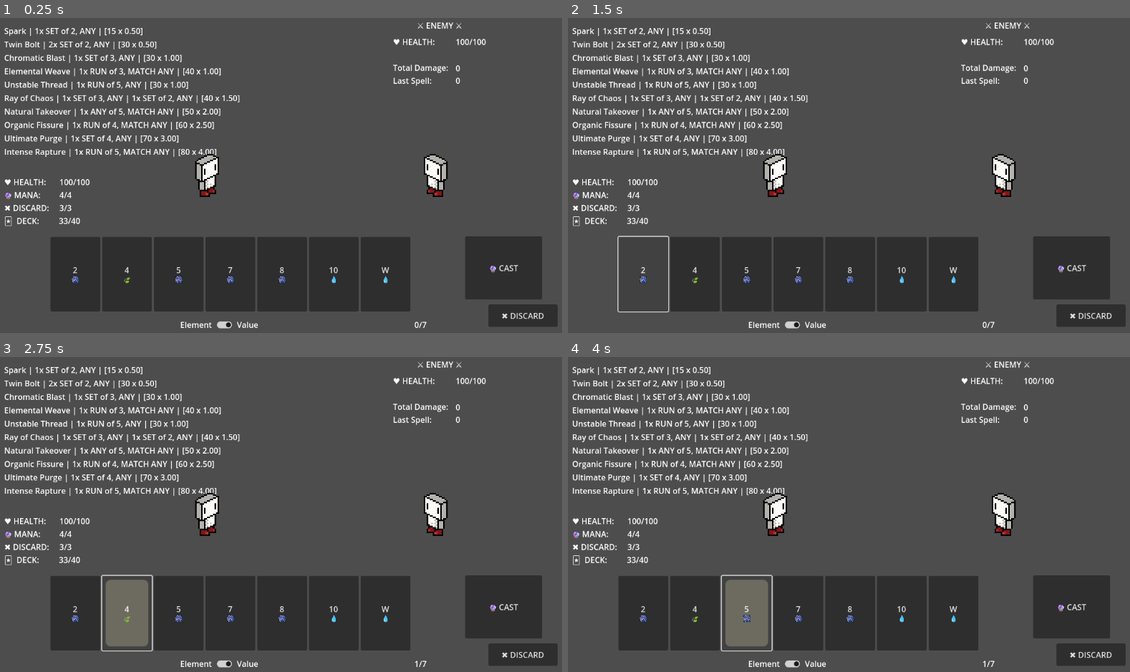
Above: before the commit, frames 1-4 (two rows, left to right).
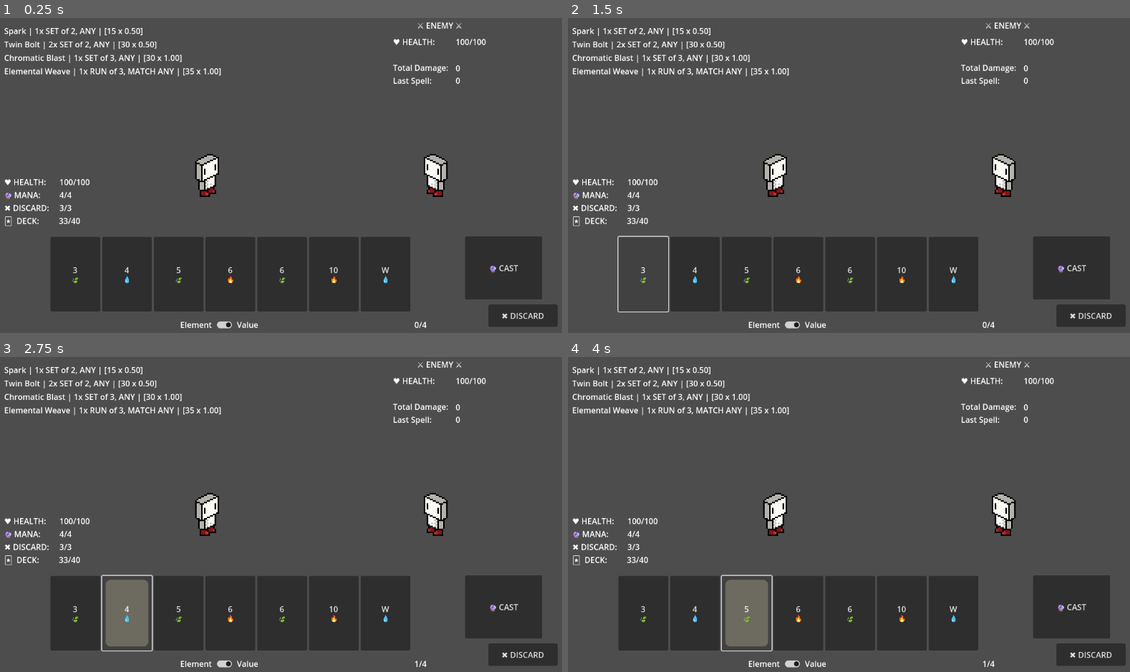
Above: after the commit, the same moments.

Repository: itsdotnickscott/wizard_card_game
Game: Godot game, scene res://scenes/battle.tscn
Two runs of this game, one before a commit and one after it. Both use one fixed random seed, a clock stepped at 60 frames per second and the inputs below.
Inputs (mouse positions are in pixels of both pictures, inside the frame that each line leads up to):
- Up to frame 1 (0.25 s): no input
- Up to frame 2 (1.5 s): click (641, 273) at 0.5 s, where only the run before the commit has a clickable "2 🎆"; click (641, 273) at 1.25 s, where only the run after the commit has a clickable "3 🍃"
- Up to frame 3 (2.75 s): click (129, 612) at 2 s, where only the run before the commit has a clickable "4 🍃"
- Up to frame 4 (4 s): click (697, 612) at 2.75 s, where only the run after the commit has a clickable "4 💧"; click (747, 612) at 3.5 s, where only the run before the commit has a clickable "5 🎆"

The runs differ from the first frame. In frame 1, 2.3% of the frame differs, in the area x 0-76%, y 15-99%; in frame 2, 2.3%; in frame 3, 2.3%; in frame 4, 2.3%.

Commit message:
added rarity
spells can be awarded at varying probabilities

Diff:
--- a/scripts/analysis.gd
+++ b/scripts/analysis.gd
@@ -1,7 +1,4 @@
 class_name Analysis extends Resource
-
-
-const HAND_SIZE = 7
 
 
 var spellbook: Array[Spell]
@@ -20,15 +17,15 @@
 
 
 ## Prints out details of each [Spell] in [Analysis.spellbook] into the console.
-func analyze_spells() -> void:
+func analyze_spells(hand_size: int) -> void:
 	for spell in spellbook:
 		print("\n* -------------------------------------------------------------------- *\n")
 		print(get_spell_info(spell) + "\n")
-		sample_probabilities(spell)
+		sample_probabilities(spell, hand_size)
 
 
 ## Simulates hands and prints the probability the drawn hand matches the given [param spell].
-func sample_probabilities(spell: Spell) -> void:
+func sample_probabilities(spell: Spell, hand_size: int) -> void:
 	var result := 0
 
 	var min_dmg := INF
@@ -42,7 +39,7 @@
 	for i in range(samples):
 		deck.shuffle()
 		var hand: Array[Card] = []
-		for j in range(HAND_SIZE):
+		for j in range(hand_size):
 			hand.append(deck[j])
 
 		if is_valid_spell(spell, hand, false):
--- a/scripts/player.gd
+++ b/scripts/player.gd
@@ -8,7 +8,7 @@
 var max_mana: int = 4
 var max_discards: int = 3
 var hand_limit: int = 7
-var select_limit: int = 7
+var select_limit: int = 4
 
 var health: int = max_health
 var mana: int = max_mana
@@ -118,8 +118,8 @@
 ## (Run, 3 Cards, Match Any), and Elemental Blast (Set, 3 Cards, Any)).
 func _create_base_spellbook() -> Array[Spell]:
 	return [
+		Spell.get_from_id("spark"),
 		Spell.get_from_id("bolt"),
-		Spell.get_from_id("orb"),
 		Spell.get_from_id("blast"),
 		Spell.get_from_id("weave"),
 	]
@@ -128,7 +128,9 @@
 func _ready() -> void:
 	deck = _create_base_deck()
 	max_deck_size = deck.size()
-	spellbook = Spell.get_all_spells() #_create_base_spellbook()
-	var analysis = Analysis.new(Spell.get_all_spells(), deck)
+	#spellbook = Spell.get_all_spells()
+	spellbook = _create_base_spellbook()
+	#var analysis = Analysis.new(Spell.get_all_spells(), deck)
 	#var analysis = Analysis.new([Spell.get_from_id("bolt")], deck)
-	analysis.analyze_spells()
+	var analysis = Analysis.new(spellbook, deck)
+	analysis.analyze_spells(hand_limit)
--- a/scripts/reward.gd
+++ b/scripts/reward.gd
@@ -59,6 +59,10 @@
 """
 
 
+enum Rarity {
+	COMMON, UNCOMMON, RARE, EPIC
+}
+
 enum Type {
 	TOME,
 }
@@ -69,16 +73,41 @@
 
 	match type:
 		Type.TOME:
-			var i := rng.randi_range(0, Spell.get_spell_library().size() - 1)
-			return Spell.get_spell_library().values()[i]
+			return get_random_tome(rng)
 		_:
 			return null
 
 
-static func get_random_rewards(quantity: int, type: Type) -> Array:
-	var choices := []
+static func get_random_rewards(quantity: int, type: Type) -> Dictionary:
+	var choices := {}
 	while choices.size() < quantity:
 		var reward = get_random_reward(type)
-		if not reward in choices:
-			choices.append(reward)
+		if not reward.name in choices.keys():
+			choices[reward.name] = reward
 	return choices
+
+
+static func get_random_tome(rng: RandomNumberGenerator) -> Spell:
+	var random := rng.randf_range(0.0, 100.0)
+	var spells := Spell.get_all_spells()
+	var choices := []
+	var rarity: Rarity
+
+	print(random)
+
+	if random < 70.0:
+		rarity = Rarity.COMMON
+	elif random < 90.0:
+		rarity = Rarity.UNCOMMON
+	elif random < 99.0:
+		rarity = Rarity.RARE
+	else:
+		rarity = Rarity.RARE
+		print("rolled epic spell, no epic spell available, returning rare spell for now")
+
+	for spell in spells:
+		if spell.tome_rarity == rarity:
+			choices.append(spell)
+
+	var choice := rng.randi_range(0, choices.size() - 1)
+	return choices[choice]
--- a/scripts/reward_ui.gd
+++ b/scripts/reward_ui.gd
@@ -4,10 +4,10 @@
 @onready var choices_ui: VBoxContainer = get_node("VictoryPanel/Choices")
 
 
-var choices: Array = []
+var choices: Dictionary
 
 
-func set_rewards(rewards: Array):
+func set_rewards(rewards: Dictionary):
 	choices = rewards
 
 	# Delete current labels
@@ -15,7 +15,7 @@
 		choices_ui.remove_child(child)
 
 	# Create new labels for each spell
-	for reward in rewards:
+	for reward in rewards.values():
 		var button := Button.new()
 
 		if reward is Spell:
--- a/scripts/spell.gd
+++ b/scripts/spell.gd
@@ -12,10 +12,11 @@
 var quantity: Array[int]
 var base: int
 var multi: float
+var tome_rarity: Reward.Rarity
 
 
 func _init(
-	spell_name: String,
+	spell_name: String, rarity: Reward.Rarity,
 	rank: Array[RankCombo], elem: Array[ElemCombo],
 	amt: Array[int], quant: Array[int], base_dmg: int, mult: float
 ) -> void:
@@ -31,6 +32,7 @@
 	quantity = quant
 	base = base_dmg
 	multi = mult
+	tome_rarity = rarity
 
 
 func parts() -> int:
@@ -51,61 +53,61 @@
 static func get_spell_library() -> Dictionary:
 	return {
 		"spark": Spell.new(
-			"Spark",
+			"Spark", Reward.Rarity.COMMON,
 			[Spell.RankCombo.SET], [Spell.ElemCombo.ANY],
 			[2], [1], 15, 0.5
 		),
 
 		"bolt": Spell.new(
-			"Twin Bolt",
+			"Twin Bolt", Reward.Rarity.COMMON,
 			[Spell.RankCombo.SET], [Spell.ElemCombo.ANY],
 			[2], [2], 30, 0.5
 		),
 
 		"blast": Spell.new(
-			"Chromatic Blast",
+			"Chromatic Blast", Reward.Rarity.COMMON,
 			[Spell.RankCombo.SET], [Spell.ElemCombo.ANY],
 			[3], [1], 30, 1.0
 		),
 
 		"weave": Spell.new(
-			"Elemental Weave",
+			"Elemental Weave", Reward.Rarity.COMMON,
 			[Spell.RankCombo.RUN], [Spell.ElemCombo.MATCH_ANY],
-			[3], [1], 40, 1.0
+			[3], [1], 35, 1.0
 		),
 
 		"thread": Spell.new(
-			"Unstable Thread",
+			"Unstable Thread", Reward.Rarity.COMMON,
 			[Spell.RankCombo.RUN], [Spell.ElemCombo.ANY],
 			[5], [1], 30, 1.0
 		),
 
 		"chaos": Spell.new(
-			"Ray of Chaos",
+			"Ray of Chaos", Reward.Rarity.UNCOMMON,
 			[Spell.RankCombo.SET, Spell.RankCombo.SET], [Spell.ElemCombo.ANY, Spell.ElemCombo.ANY],
 			[3, 2], [1, 1], 40, 1.5
 		),
 
 		"takeover": Spell.new(
-			"Natural Takeover",
+			"Natural Takeover", Reward.Rarity.UNCOMMON,
 			[Spell.RankCombo.ANY], [Spell.ElemCombo.MATCH_ANY],
 			[5], [1], 50, 2.0
 		),
 
 		"fissure": Spell.new(
-			"Organic Fissure",
+			"Organic Fissure", Reward.Rarity.UNCOMMON,
 			[Spell.RankCombo.RUN], [Spell.ElemCombo.MATCH_ANY],
 			[4], [1], 60, 2.5
 		),
 
 		"purge": Spell.new(
-			"Ultimate Purge",
+			"Ultimate Purge", Reward.Rarity.RARE,
 			[Spell.RankCombo.SET], [Spell.ElemCombo.ANY],
 			[4], [1], 70, 3.0
 		),
 
 		"rapture": Spell.new(
-			"Intense Rapture",
+			"Intense Rapture", Reward.Rarity.RARE,
 			[Spell.RankCombo.RUN], [Spell.ElemCombo.MATCH_ANY],
 			[5], [1], 80, 4.0
 		),
